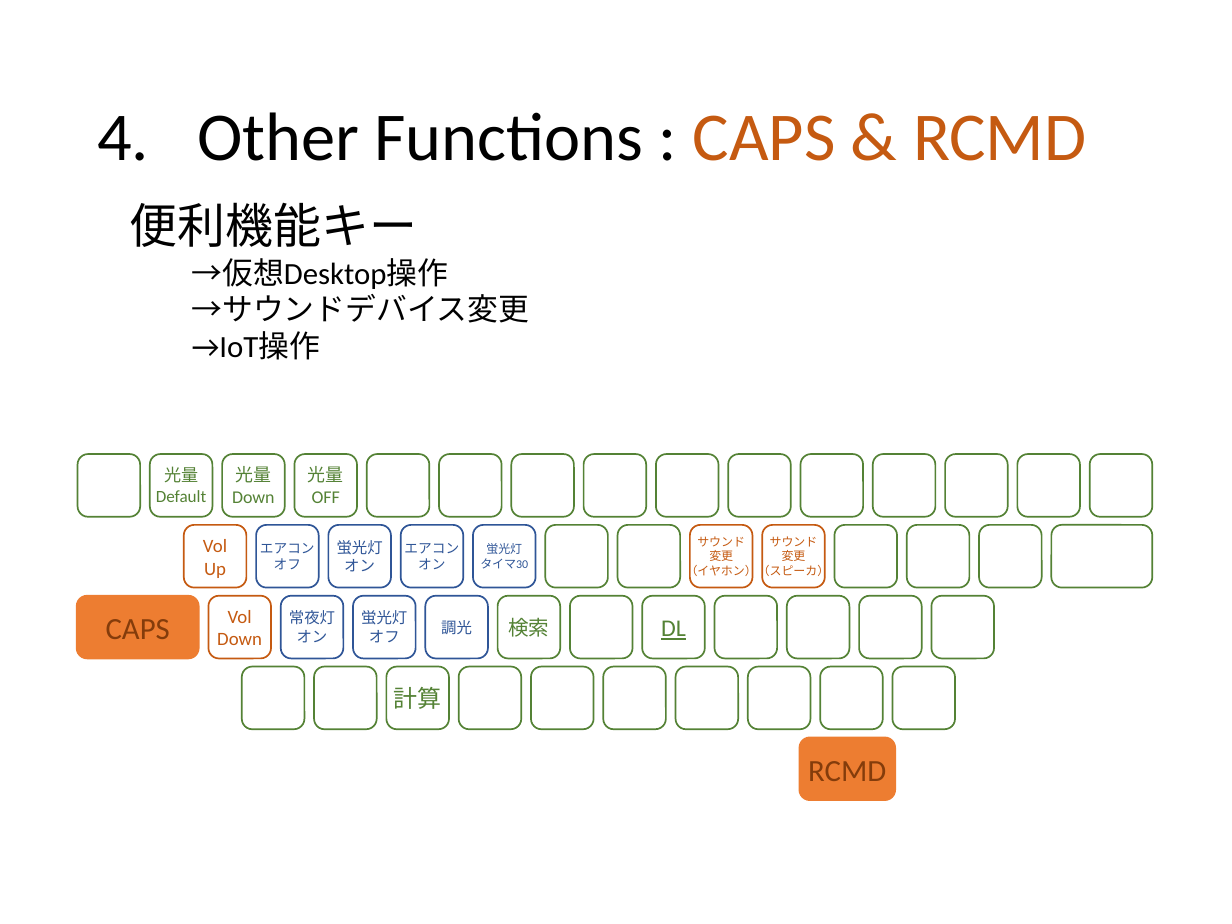
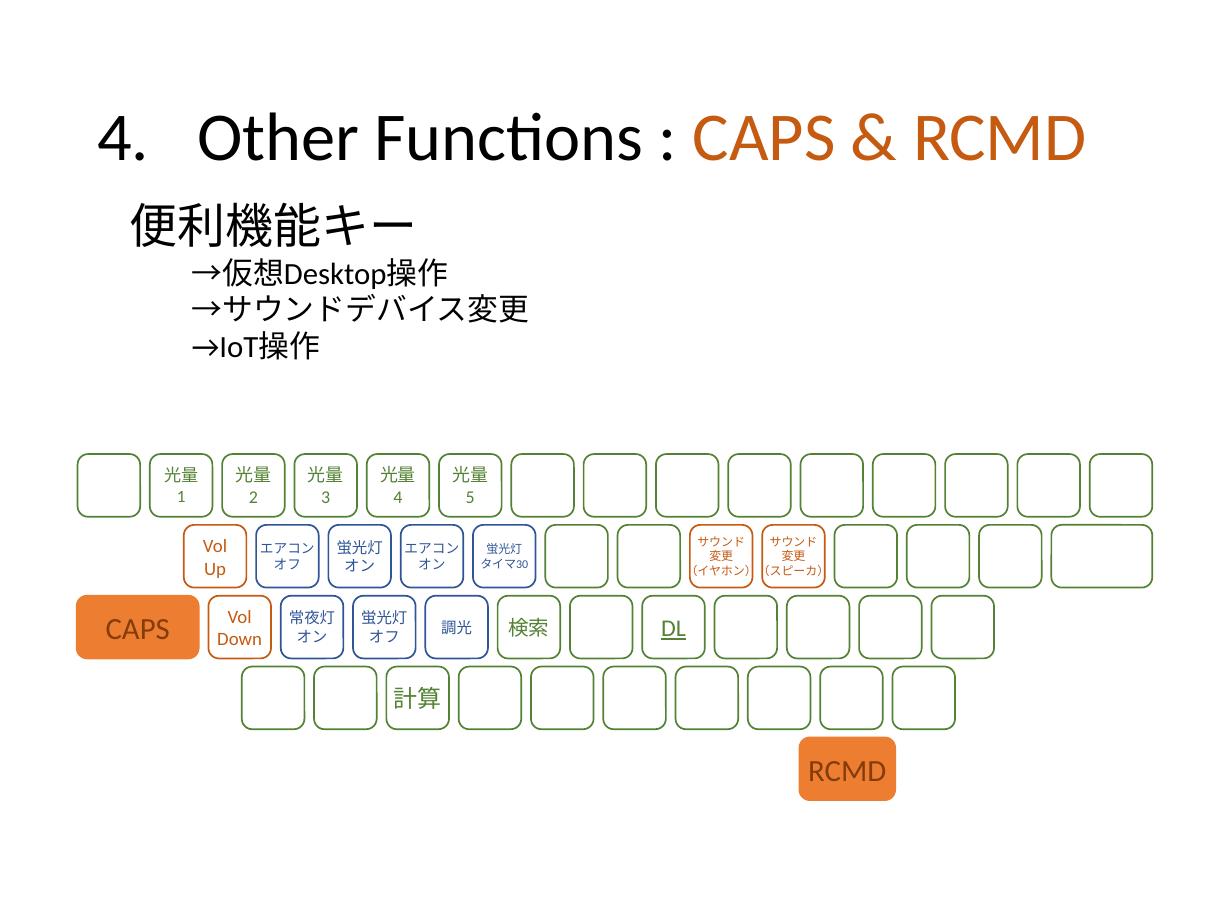
Before and after one commit to ittooo66/myAHK, a slide deck: slide 9 of MANUAL.pptx. Drawn at 1232x924 pixels with LibreOffice and Linux fonts; fonts in the diff are those of the drawing. Boxes give left, top, right and bottom in pixels: in the first picture for what was removed or moved away, otherwise in the second. Text is boxed around its words. In the diff, an @@ line names an element or a change of style, - is before the commit and + after.

```diff
--- a/MANUAL.pptx
+++ b/MANUAL.pptx
@@ text in rounded rectangle at (x1=380, y1=466, x2=416, y2=503): text added @@
+光量
+4
@@ text in rounded rectangle at (x1=452, y1=466, x2=488, y2=503): text added @@
+光量
+5
@@ text in rounded rectangle at (x1=177, y1=491, x2=186, y2=502): text changed @@
-Default
+1
@@ text in rounded rectangle at (x1=249, y1=491, x2=258, y2=503): text changed @@
-Down
+2
@@ text in rounded rectangle at (x1=321, y1=491, x2=330, y2=503): text changed @@
-OFF
+3
```
Also in this commit, not shown: 9 other slides changed.
